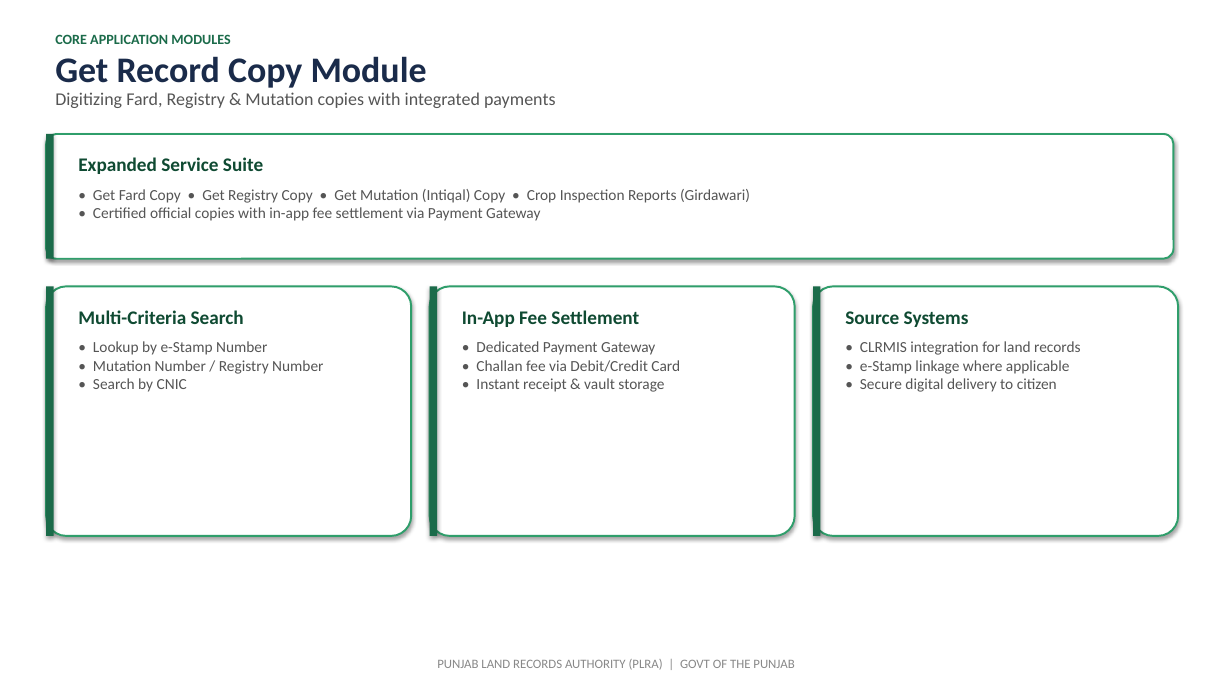
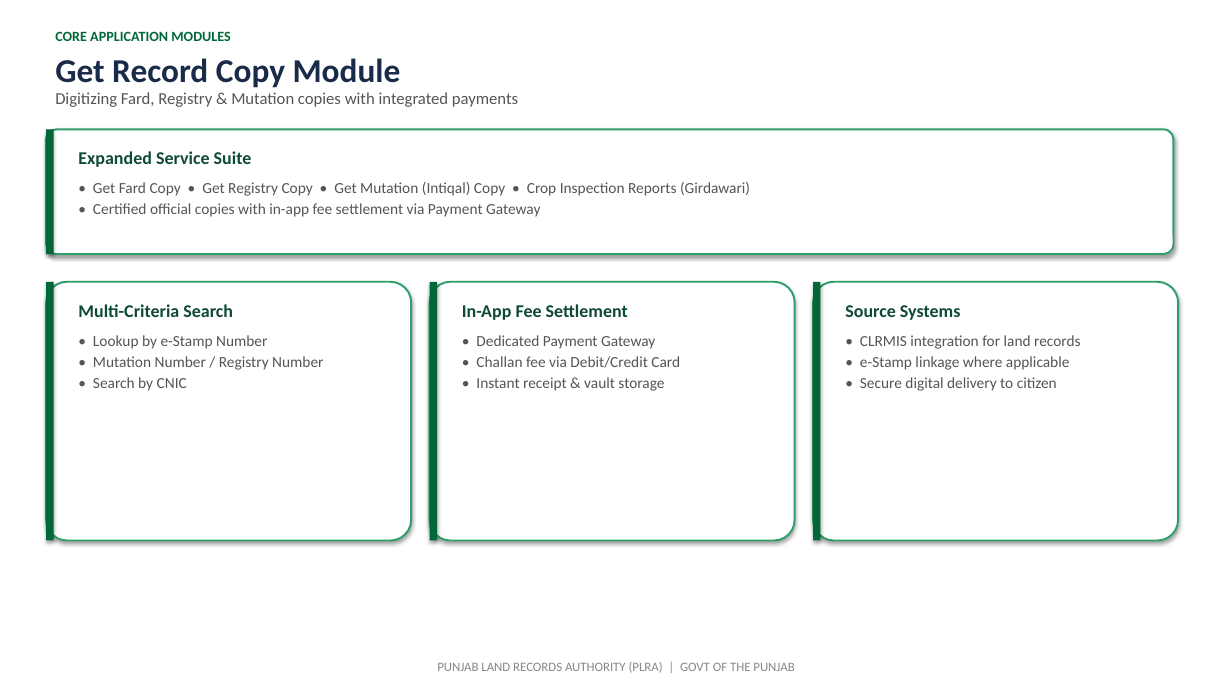
Before and after one commit to GulraizAhmed/GulraizAhmed, a slide deck: slide 9 of Punjab_Zameen_Application.pptx. Drawn at 1232x693 pixels with LibreOffice and Linux fonts; fonts in the diff are those of the drawing. Boxes give left, top, right and bottom in pixels: in the first picture for what was removed or moved away, otherwise in the second. Text is boxed around its words. In the diff, an @@ line names an element or a change of style, - is before the commit and + after.

```diff
--- a/Punjab_Zameen_Application.pptx
+++ b/Punjab_Zameen_Application.pptx
@@ text "CORE APPLICATION MODULES" at (x1=55, y1=31, x2=230, y2=41): text colour #1B6B4A to #006837; more space between paragraphs @@
@@ text "Get Record Copy Module" at (x1=55, y1=58, x2=401, y2=88): size 28 to 26 pt; more space between paragraphs @@
@@ text "Digitizing Fard, Registry & Mutation ..." at (x1=55, y1=92, x2=518, y2=107): size 14 to 13 pt; more space between paragraphs @@
@@ rounded rectangle moved from (x1=46, y1=134, x2=1174, y2=259) to (x1=46, y1=129, x2=1174, y2=254) @@
@@ rectangle moved from (x1=46, y1=134, x2=54, y2=259) to (x1=46, y1=129, x2=54, y2=254) @@
@@ more space between paragraphs in 5 elements at (x1=437, y1=662, x2=794, y2=673), (x1=93, y1=335, x2=323, y2=391), (x1=476, y1=335, x2=680, y2=391), (x1=860, y1=335, x2=1081, y2=391), (x1=93, y1=182, x2=750, y2=217) @@
@@ rounded rectangle resized from (x1=46, y1=287, x2=411, y2=536) to (x1=46, y1=282, x2=411, y2=541) @@
@@ rectangle resized from (x1=46, y1=287, x2=54, y2=536) to (x1=46, y1=282, x2=54, y2=541) @@
@@ rounded rectangle resized from (x1=430, y1=287, x2=795, y2=536) to (x1=430, y1=282, x2=795, y2=541) @@
@@ rectangle resized from (x1=430, y1=287, x2=437, y2=536) to (x1=430, y1=282, x2=437, y2=541) @@
@@ rounded rectangle resized from (x1=813, y1=287, x2=1178, y2=536) to (x1=813, y1=282, x2=1178, y2=541) @@
@@ fill #1B6B4A to #006837 in 4 elements at (x1=46, y1=129, x2=54, y2=254), (x1=46, y1=282, x2=54, y2=541), (x1=430, y1=282, x2=437, y2=541), (x1=813, y1=282, x2=821, y2=541) @@
@@ rectangle resized from (x1=813, y1=287, x2=821, y2=536) to (x1=813, y1=282, x2=821, y2=541) @@
@@ size 15 to 14 pt; more space between paragraphs in 4 elements at (x1=78, y1=151, x2=252, y2=167), (x1=78, y1=304, x2=233, y2=317), (x1=462, y1=304, x2=628, y2=320), (x1=845, y1=305, x2=961, y2=320) @@
```
Also in this commit, not shown: 16 other slides changed, 7 slides added, 7 slides removed, 2 other files.
